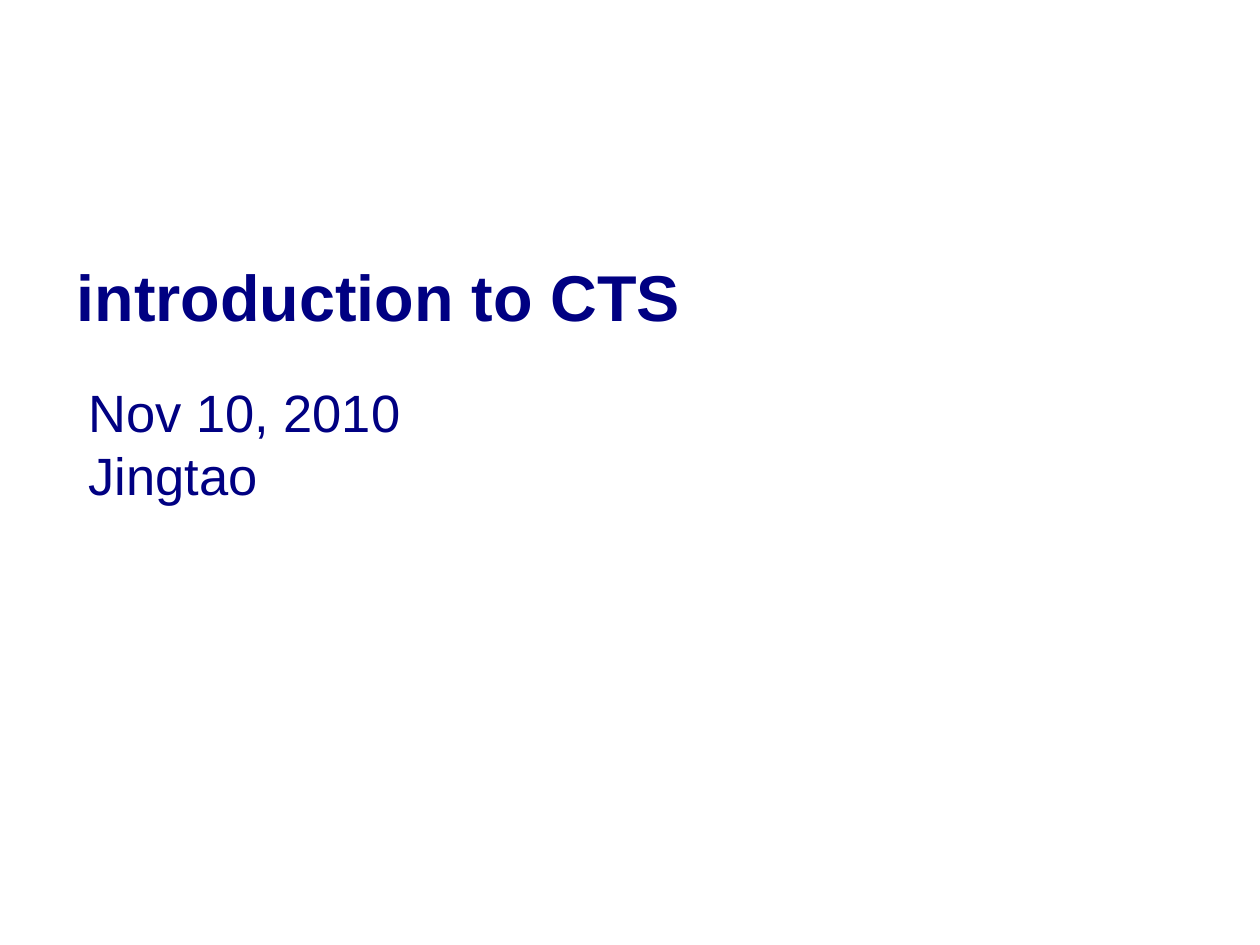
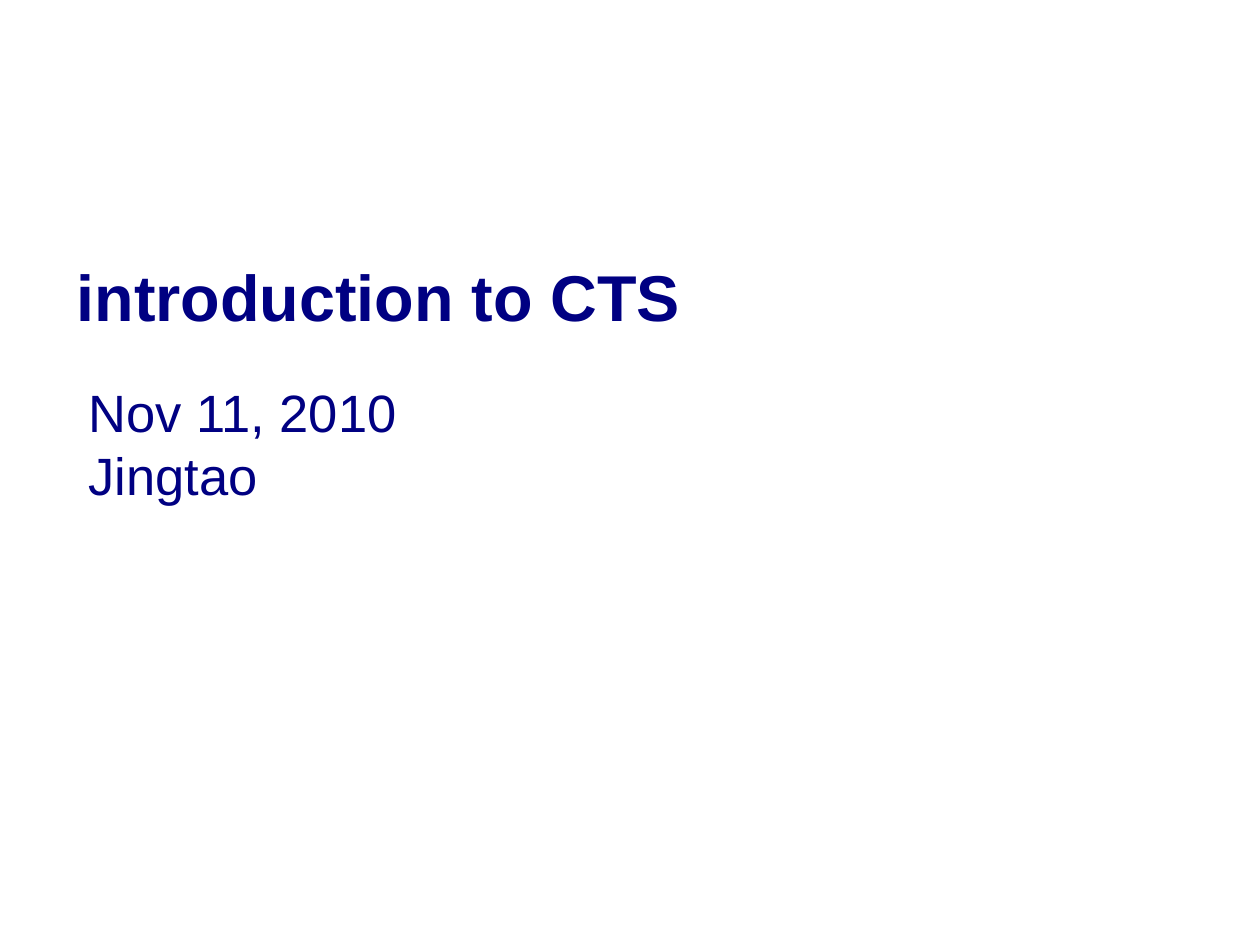
Before and after one commit to widerules/system-information, a slide deck: slide 1 of cts/CTS-training.ppt. Drawn at 1260x945 pixels with LibreOffice and Linux fonts; fonts in the diff are those of the drawing; background and template pictures are left out. Boxes give left, top, right and bottom in pixels: in the first picture for what was removed or moved away, otherwise in the second. Text is boxed around its words. In the diff, an @@ line names an element or a change of style, - is before the commit and + after.

```diff
--- a/cts/CTS-training.ppt
+++ b/cts/CTS-training.ppt
@@ text at (x1=88, y1=395, x2=397, y2=439): text changed @@
-Nov 10, 2010
+Nov 11, 2010
```
Also in this commit, not shown: 10 other slides changed, 7 slides added.
